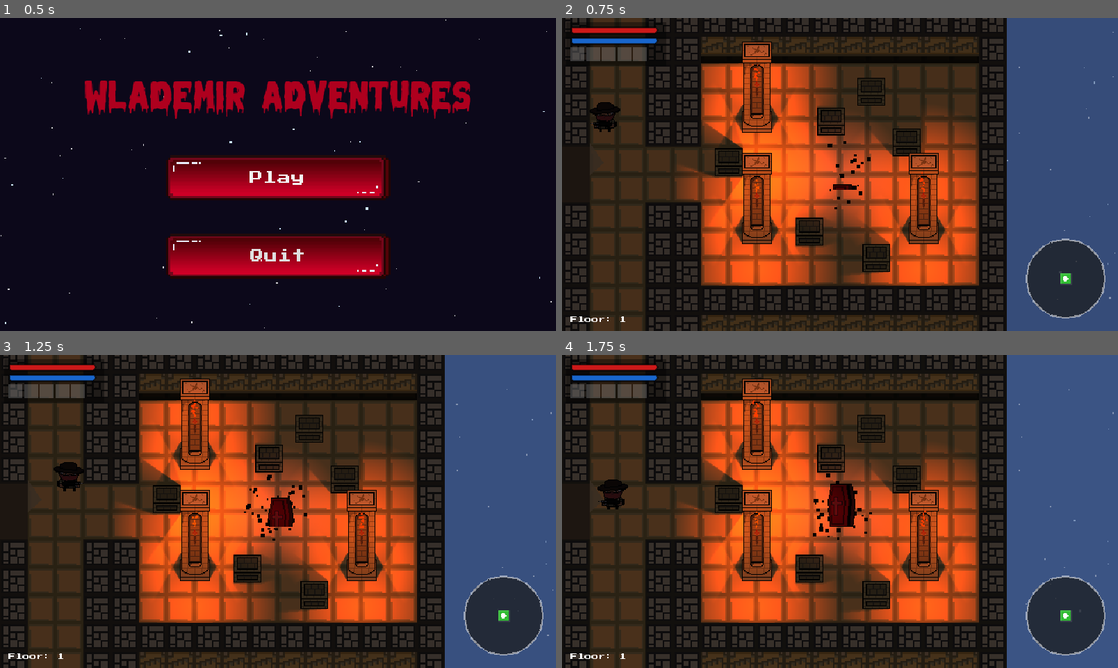
Above: before the commit, frames 1-4 (two rows, left to right).
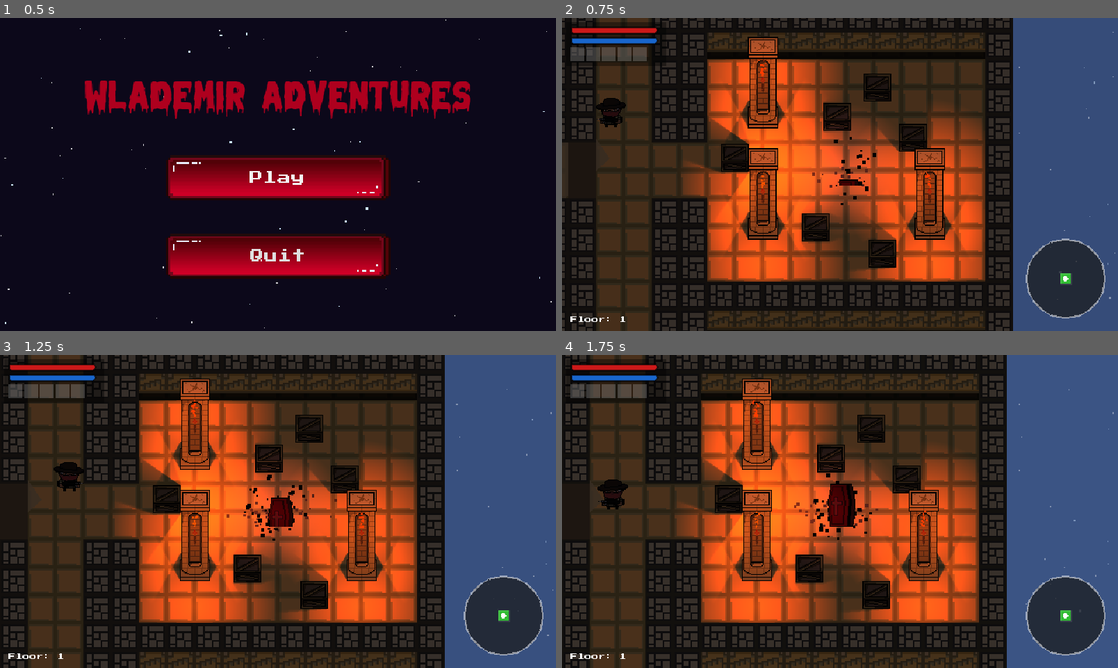
Above: after the commit, the same moments.

Repository: Lohrel/WlademirBizarreAdventures
Game: Godot game, scene res://scenes/main_menu.tscn
Two runs of this game, one before a commit and one after it. Both use one fixed random seed, a clock stepped at 60 frames per second and the inputs below. The engine's default icon, where the game draws it, is replaced by a stand-in: a white triangle on a blue panel in a dark square. Sound files missing from this copy of the repository are replaced by a short silence.
Inputs (mouse positions are in pixels of both pictures, inside the frame that each line leads up to):
- Up to frame 1 (0.5 s): no input
- Up to frame 2 (0.75 s): click "Play" at 0.5 s
- Up to frame 3 (1.25 s): no input
- Up to frame 4 (1.75 s): tap Enter at 1.25 s; move the mouse to (962, 495) at 1.27 s; hold Right (move_right) from 1.28 s (still down); click (962, 495) at 1.35 s

Frame 1 is identical in both runs. In frame 2, 43% of the frame differs, in the area x 0-82%, y 0-100%; in frame 3, 0.9%; in frame 4, 0.9%.

Commit message:
Particulas animação spawn / trocadas sprite das caixas / UI fixes

Diff:
--- a/project.godot
+++ b/project.godot
@@ -16,7 +16,7 @@
 
 config/name="Wlademir Bizarre Adventures"
 run/main_scene="res://scenes/main_menu.tscn"
-config/features=PackedStringArray("4.6", "Forward Plus")
+config/features=PackedStringArray("4.7", "Forward Plus")
 config/icon="res://assets/sprites/icon.svg"
 
 [display]
--- a/scenes/box.tscn
+++ b/scenes/box.tscn
@@ -1,7 +1,7 @@
 [gd_scene format=3 uid="uid://dd2cq7sr1tb2u"]
 
 [ext_resource type="Script" uid="uid://qd57f5761dyi" path="res://scripts/box.gd" id="1_box_script"]
-[ext_resource type="Texture2D" uid="uid://cgsghv644o4ug" path="res://assets/sprites/formato_teste4.png" id="2_ks2v0"]
+[ext_resource type="Texture2D" uid="uid://bt7gy26i0x3xt" path="res://assets/sprites/box/formato_teste2.png" id="2_ks2v0"]
 
 [sub_resource type="RectangleShape2D" id="RectangleShape2D_1"]
 size = Vector2(32, 32)
--- a/scenes/death_screen.tscn
+++ b/scenes/death_screen.tscn
@@ -1,12 +1,12 @@
 [gd_scene format=3 uid="uid://c6f3y4p7v6q2v"]
 
-[ext_resource type="Script" uid="uid://ccj7oy32ruj4u" path="res://scripts/death_screen.gd" id="1_death"]
-[ext_resource type="FontFile" uid="uid://c811ifpjnkod6" path="res://assets/fonts/Melted Monster.ttf" id="2_mqh5l"]
+[ext_resource type="Script" uid="uid://twmnvq5tncqg" path="res://scripts/death_screen.gd" id="1_death"]
+[ext_resource type="FontFile" uid="uid://dnlegs1bi0b88" path="res://assets/fonts/PressStart2P-Regular.ttf" id="2_mqh5l"]
 [ext_resource type="Texture2D" uid="uid://brdp4tuo5pr0i" path="res://assets/sprites/botão.png" id="3_7ns25"]
 
 [sub_resource type="LabelSettings" id="LabelSettings_Death"]
 font = ExtResource("2_mqh5l")
-font_size = 48
+font_size = 32
 font_color = Color(0.68235296, 0, 0.11764706, 1)
 outline_size = 10
 outline_color = Color(0, 0, 0, 1)
@@ -57,12 +57,12 @@
 horizontal_alignment = 1
 
 [node name="Botão" type="Sprite2D" parent="Control/VBoxContainer" unique_id=1576076932]
-position = Vector2(99, 101.5)
+position = Vector2(127, 72)
 scale = Vector2(0.6, 1)
 texture = ExtResource("3_7ns25")
 
 [node name="Botão2" type="Sprite2D" parent="Control/VBoxContainer" unique_id=1130962839]
-position = Vector2(99, 161.5)
+position = Vector2(128, 131)
 scale = Vector2(0.6, 1)
 texture = ExtResource("3_7ns25")
 
@@ -71,6 +71,8 @@
 custom_minimum_size = Vector2(120, 40)
 layout_mode = 2
 size_flags_horizontal = 4
+theme_override_fonts/font = ExtResource("2_mqh5l")
+theme_override_font_sizes/font_size = 16
 text = "RESTART"
 flat = true
 
@@ -79,6 +81,8 @@
 custom_minimum_size = Vector2(120, 40)
 layout_mode = 2
 size_flags_horizontal = 4
+theme_override_fonts/font = ExtResource("2_mqh5l")
+theme_override_font_sizes/font_size = 16
 text = "QUIT"
 flat = true
 
--- a/scripts/camera_2d.gd
+++ b/scripts/camera_2d.gd
@@ -10,9 +10,11 @@
 	# Começa com suavização desligada para o snap inicial ser instantâneo
 	position_smoothing_enabled = false
 
+var _shake_decay = 20.0
+
 func _process(delta):
 	if _shake_amount > 0:
-		_shake_amount = move_toward(_shake_amount, 0, delta * 20.0)
+		_shake_amount = move_toward(_shake_amount, 0, delta * _shake_decay)
 		offset = Vector2(randf_range(-_shake_amount, _shake_amount), randf_range(-_shake_amount, _shake_amount))
 	else:
 		offset = Vector2.ZERO
@@ -40,5 +42,6 @@
 		await get_tree().process_frame
 		position_smoothing_enabled = true
 
-func shake(amount: float):
+func shake(amount: float, decay_rate: float = 20.0):
 	_shake_amount = amount
+	_shake_decay = decay_rate
--- a/scripts/player.gd
+++ b/scripts/player.gd
@@ -67,6 +67,7 @@
 var _is_spawning: bool = false
 var _is_dead: bool = false
 var _spawn_particles: CPUParticles2D = null
+var _dirt_particles: CPUParticles2D = null
 var _current_room: Node2D = null
 var _in_sunlight: bool = false
 var is_immortal: bool = false
@@ -170,6 +171,31 @@
 		_spawn_particles.color = Color.BLACK
 		_spawn_particles.z_index = -1 # Atrás do jogador
 		add_child(_spawn_particles)
+
+		# Cria partículas de terra para simular o caixão saindo do chão
+		_dirt_particles = CPUParticles2D.new()
+		_dirt_particles.amount = 40
+		_dirt_particles.lifetime = 0.5
+		_dirt_particles.emission_shape = CPUParticles2D.EMISSION_SHAPE_RECTANGLE
+		_dirt_particles.emission_rect_extents = Vector2(25.0, 5.0)
+		_dirt_particles.direction = Vector2(0, -1)
+		_dirt_particles.spread = 45.0
+		_dirt_particles.gravity = Vector2(0, 400) # Cai de volta no chão
+		_dirt_particles.initial_velocity_min = 120.0
+		_dirt_particles.initial_velocity_max = 200.0
+		_dirt_particles.scale_amount_min = 2.0
+		_dirt_particles.scale_amount_max = 4.0
+		_dirt_particles.color = Color("5c4033") # Cor de terra (marrom escuro)
+		_dirt_particles.z_index = -2 # Atrás das partículas pretas
+		_dirt_particles.position = Vector2(0, 20) # Começa na base do caixão
+		add_child(_dirt_particles)
+
+		# Shake da tela diferido (para garantir que a câmera já está ativa no Viewport)
+		var trigger_shake = func():
+			var cam = get_viewport().get_camera_2d()
+			if cam and cam.has_method("shake"):
+				cam.shake(8.0, 13.3) # 8.0 amount, 13.3 decay = ~0.6 seconds duration
+		get_tree().create_timer(0.1).timeout.connect(trigger_shake)
 
 	if _walk_audio: _base_walk_volume = _walk_audio.volume_db
 
@@ -897,5 +923,9 @@
 			_spawn_particles.emitting = false
 			get_tree().create_timer(_spawn_particles.lifetime).timeout.connect(_spawn_particles.queue_free)
 			_spawn_particles = null
+		if is_instance_valid(_dirt_particles):
+			_dirt_particles.emitting = false
+			get_tree().create_timer(_dirt_particles.lifetime).timeout.connect(_dirt_particles.queue_free)
+			_dirt_particles = null
 		if $AnimationPlayer.animation_finished.is_connected(_on_spawn_animation_finished):
 			$AnimationPlayer.animation_finished.disconnect(_on_spawn_animation_finished)
